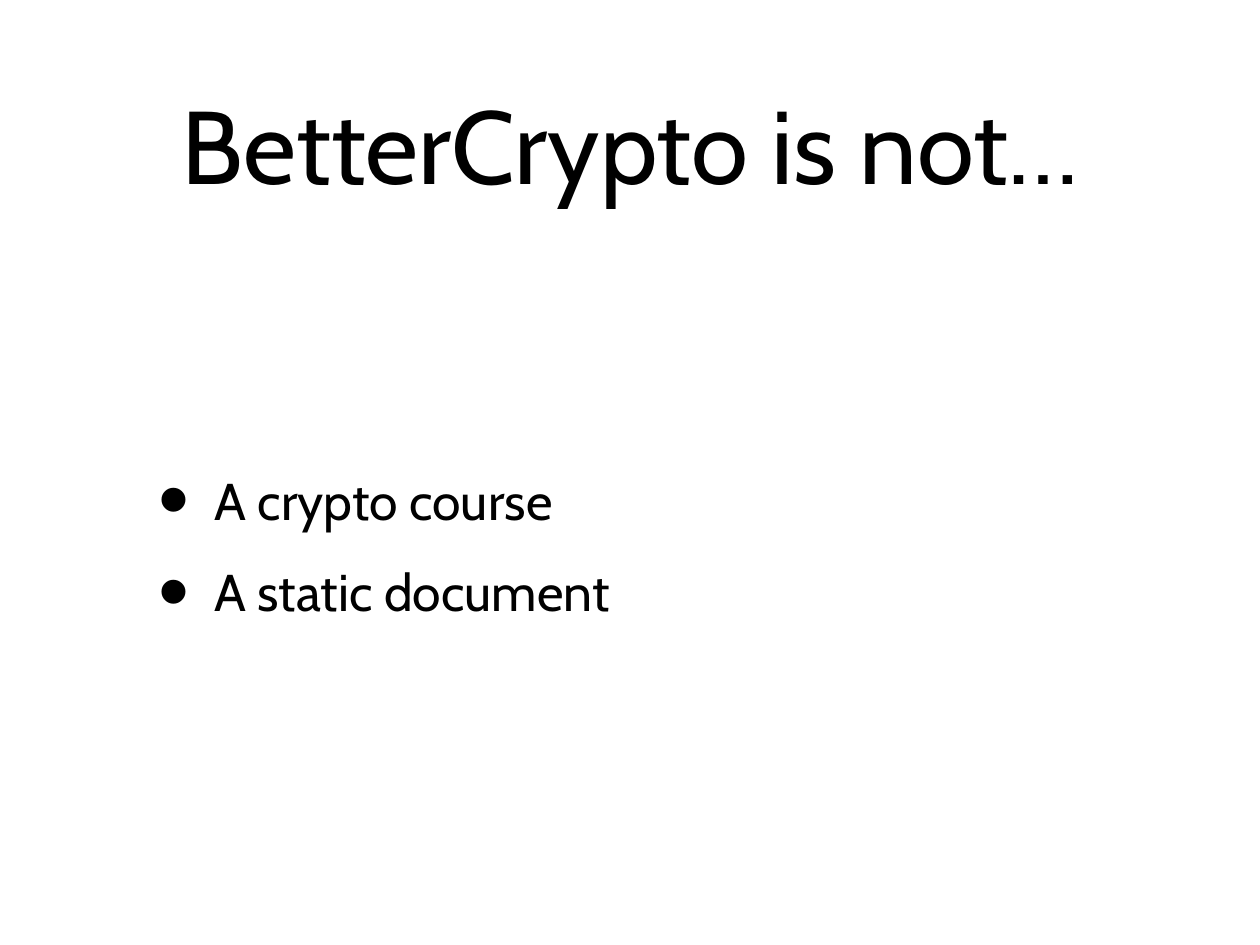
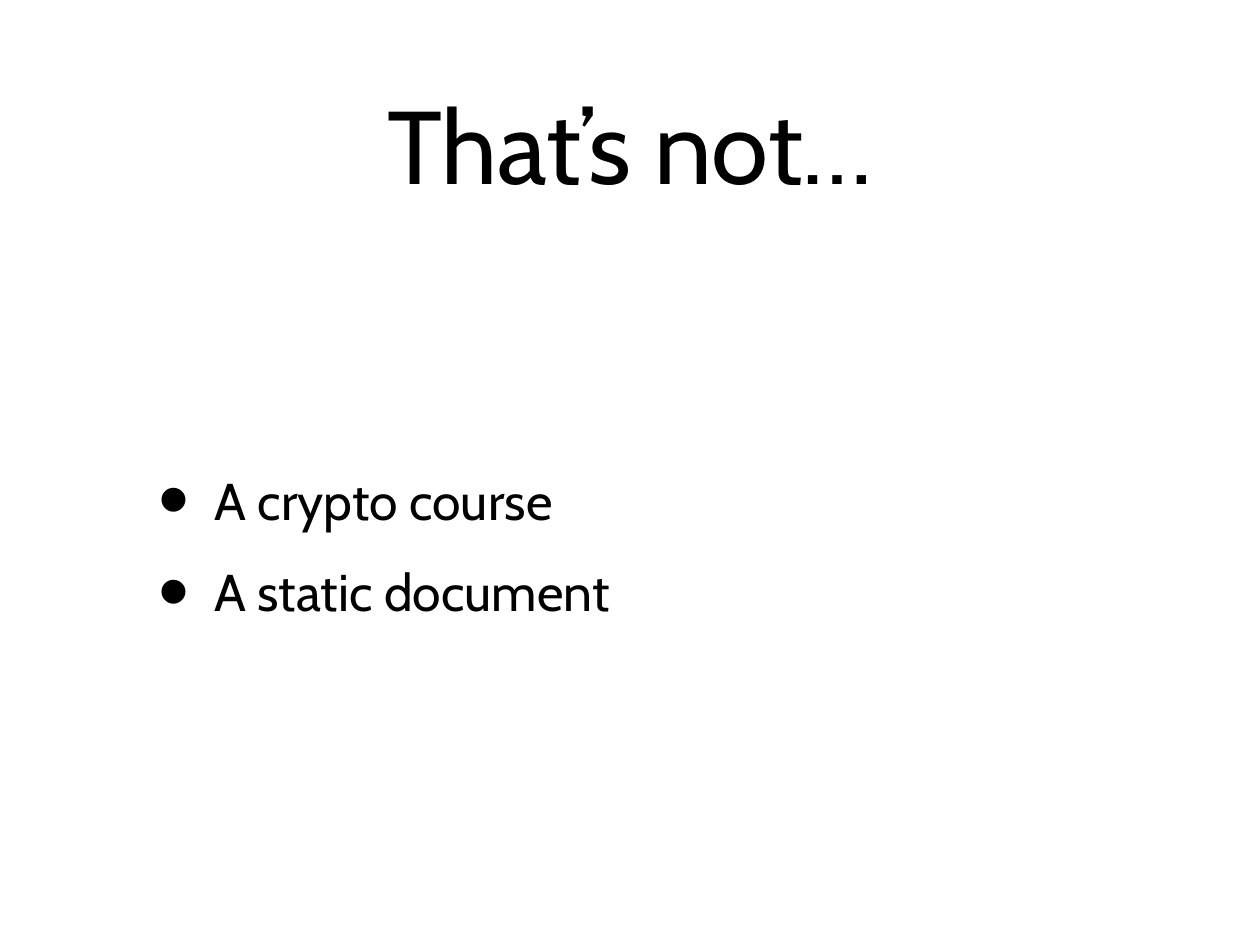
Before and after one commit to BetterCrypto/Applied-Crypto-Hardening, a slide deck: slide 13 of presentations/M3AWWG/draft_m3aawg.pptx (slide 9 before the commit). Drawn at 1260x945 pixels with LibreOffice and Linux fonts; fonts in the diff are those of the drawing. Boxes give left, top, right and bottom in pixels: in the first picture for what was removed or moved away, otherwise in the second. Text is boxed around its words. In the diff, an @@ line names an element or a change of style, - is before the commit and + after.

```diff
--- a/presentations/M3AWWG/draft_m3aawg.pptx
+++ b/presentations/M3AWWG/draft_m3aawg.pptx
@@ title at [387, 106, 873, 185]: text changed @@
-BetterCrypto is not…
+That’s not…
```
Also in this commit, not shown: 8 other slides changed, 5 slides added.
